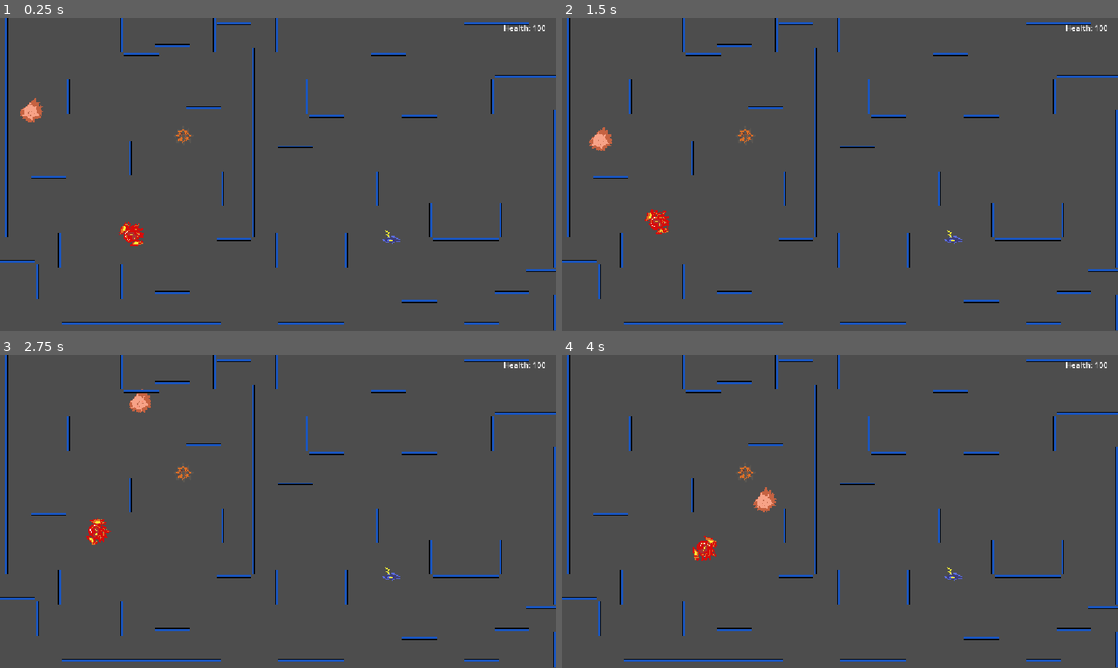
Above: before the commit, frames 1-4 (two rows, left to right).
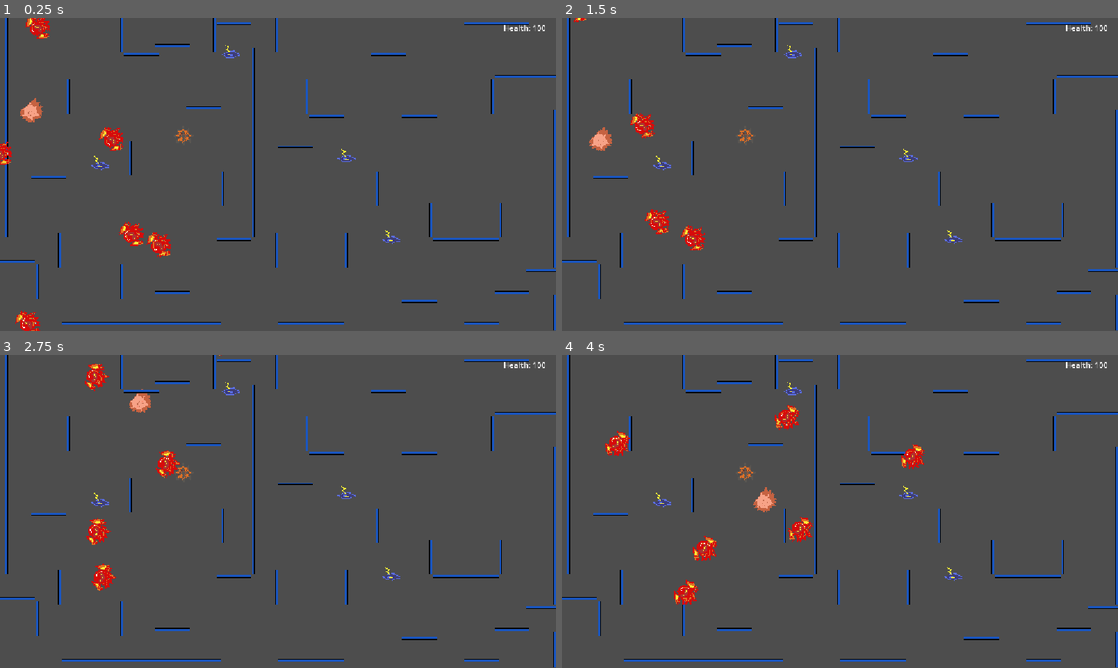
Above: after the commit, the same moments.

Repository: shreeyuvan2020/bouncydaven
Game: Godot game, scene res://node.tscn
Two runs of this game, one before a commit and one after it. Both use one fixed random seed, a clock stepped at 60 frames per second and the inputs below.
Inputs:
- Up to frame 1 (0.25 s): no input
- Up to frame 2 (1.5 s): hold Right (ui_right) 0.53-1.28 s; hold Down (ui_down) from 1.28 s (still down)
- Up to frame 3 (2.75 s): release Down (ui_down) at 2.03 s; hold Right (ui_right) from 2.03 s (still down)
- Up to frame 4 (4 s): release Right (ui_right) at 2.78 s; hold Up (ui_up) 2.78-3.53 s; hold Left (ui_left) from 3.53 s (still down)

The runs differ from the first frame. In frame 1, 1.1% of the frame differs, in the area x 0-64%, y 0-100%; in frame 2, 0.6%; in frame 3, 0.8%; in frame 4, 1.2%, in the area x 7-66%, y 8-80%.

Commit message:
stuff

Diff:
--- a/node.tscn
+++ b/node.tscn
@@ -122,11 +122,76 @@
 script = ExtResource("9_436f3")
 
 [node name="FlareGhoul" type="Sprite2D" parent="Node2D/FG_hitbox" unique_id=741381312 groups=["FlareGhoulHit"]]
+position = Vector2(3, -283)
 texture = ExtResource("9_r657h")
 script = ExtResource("10_wt6go")
 
 [node name="CollisionShape2D" type="CollisionShape2D" parent="Node2D/FG_hitbox" unique_id=752714640 groups=["FlareGhoulHit"]]
+position = Vector2(2, -289)
+shape = SubResource("CircleShape2D_wb86m")
+
+[node name="FG_hitbox2" type="Area2D" parent="Node2D" unique_id=725972735 groups=["FlareGhoulHit"]]
+position = Vector2(242, 259)
+script = ExtResource("9_436f3")
+
+[node name="FlareGhoul" type="Sprite2D" parent="Node2D/FG_hitbox2" unique_id=1360680203 groups=["FlareGhoulHit"]]
+position = Vector2(176, 98)
+texture = ExtResource("9_r657h")
+script = ExtResource("10_wt6go")
+
+[node name="CollisionShape2D" type="CollisionShape2D" parent="Node2D/FG_hitbox2" unique_id=907700151 groups=["FlareGhoulHit"]]
+position = Vector2(173, 91)
+shape = SubResource("CircleShape2D_wb86m")
+
+[node name="FG_hitbox3" type="Area2D" parent="Node2D" unique_id=16129298 groups=["FlareGhoulHit"]]
+position = Vector2(200, 240)
+script = ExtResource("9_436f3")
+
+[node name="FlareGhoul" type="Sprite2D" parent="Node2D/FG_hitbox3" unique_id=1928873369 groups=["FlareGhoulHit"]]
+position = Vector2(-87, 50)
+texture = ExtResource("9_r657h")
+script = ExtResource("10_wt6go")
+
+[node name="CollisionShape2D" type="CollisionShape2D" parent="Node2D/FG_hitbox3" unique_id=1015858616 groups=["FlareGhoulHit"]]
+position = Vector2(-83, 47)
+shape = SubResource("CircleShape2D_wb86m")
+
+[node name="FG_hitbox4" type="Area2D" parent="Node2D" unique_id=535295023 groups=["FlareGhoulHit"]]
+position = Vector2(242, 259)
+script = ExtResource("9_436f3")
+
+[node name="FlareGhoul" type="Sprite2D" parent="Node2D/FG_hitbox4" unique_id=330027173 groups=["FlareGhoulHit"]]
+texture = ExtResource("9_r657h")
+script = ExtResource("10_wt6go")
+
+[node name="CollisionShape2D" type="CollisionShape2D" parent="Node2D/FG_hitbox4" unique_id=732502929 groups=["FlareGhoulHit"]]
 position = Vector2(-2, -3)
+shape = SubResource("CircleShape2D_wb86m")
+
+[node name="FG_hitbox5" type="Area2D" parent="Node2D" unique_id=893964387 groups=["FlareGhoulHit"]]
+position = Vector2(242, 259)
+script = ExtResource("9_436f3")
+
+[node name="FlareGhoul" type="Sprite2D" parent="Node2D/FG_hitbox5" unique_id=1286003148 groups=["FlareGhoulHit"]]
+position = Vector2(451, 135)
+texture = ExtResource("9_r657h")
+script = ExtResource("10_wt6go")
+
+[node name="CollisionShape2D" type="CollisionShape2D" parent="Node2D/FG_hitbox5" unique_id=486207907 groups=["FlareGhoulHit"]]
+position = Vector2(448, 128)
+shape = SubResource("CircleShape2D_wb86m")
+
+[node name="FG_hitbox6" type="Area2D" parent="Node2D" unique_id=1400902828 groups=["FlareGhoulHit"]]
+position = Vector2(242, 259)
+script = ExtResource("9_436f3")
+
+[node name="FlareGhoul" type="Sprite2D" parent="Node2D/FG_hitbox6" unique_id=1523646747 groups=["FlareGhoulHit"]]
+position = Vector2(306, -96)
+texture = ExtResource("9_r657h")
+script = ExtResource("10_wt6go")
+
+[node name="CollisionShape2D" type="CollisionShape2D" parent="Node2D/FG_hitbox6" unique_id=1487912572 groups=["FlareGhoulHit"]]
+position = Vector2(306, -102)
 shape = SubResource("CircleShape2D_wb86m")
 
 [node name="SpeedPckp" type="Area2D" parent="Node2D" unique_id=1541992840 groups=["SpeedPwp"]]
@@ -150,6 +215,39 @@
 [node name="CollisionShape2D" type="CollisionShape2D" parent="Node2D/SpikePckp" unique_id=1781395365 groups=["SpikePwp"]]
 position = Vector2(18, -100)
 shape = SubResource("CircleShape2D_6o8cr")
+
+[node name="SpeedPckp2" type="Area2D" parent="Node2D" unique_id=406907028 groups=["SpeedPwp"]]
+position = Vector2(68, 362)
+
+[node name="SpeedPwp" type="Sprite2D" parent="Node2D/SpeedPckp2" unique_id=2114294557 groups=["SpeedPwp"]]
+position = Vector2(597, -261)
+texture = ExtResource("10_jfkdj")
+
+[node name="CollisionShape2D" type="CollisionShape2D" parent="Node2D/SpeedPckp2" unique_id=873866456 groups=["SpeedPwp"]]
+position = Vector2(587, -265)
+shape = SubResource("RectangleShape2D_wb86m")
+
+[node name="SpeedPckp3" type="Area2D" parent="Node2D" unique_id=1211417440 groups=["SpeedPwp"]]
+position = Vector2(68, 362)
+
+[node name="SpeedPwp" type="Sprite2D" parent="Node2D/SpeedPckp3" unique_id=1706903661 groups=["SpeedPwp"]]
+position = Vector2(357, -477)
+texture = ExtResource("10_jfkdj")
+
+[node name="CollisionShape2D" type="CollisionShape2D" parent="Node2D/SpeedPckp3" unique_id=1411602765 groups=["SpeedPwp"]]
+position = Vector2(351, -480)
+shape = SubResource("RectangleShape2D_wb86m")
+
+[node name="SpeedPckp4" type="Area2D" parent="Node2D" unique_id=112376946 groups=["SpeedPwp"]]
+position = Vector2(68, 362)
+
+[node name="SpeedPwp" type="Sprite2D" parent="Node2D/SpeedPckp4" unique_id=1981395910 groups=["SpeedPwp"]]
+position = Vector2(86, -246)
+texture = ExtResource("10_jfkdj")
+
+[node name="CollisionShape2D" type="CollisionShape2D" parent="Node2D/SpeedPckp4" unique_id=1574258506 groups=["SpeedPwp"]]
+position = Vector2(75, -250)
+shape = SubResource("RectangleShape2D_wb86m")
 
 [connection signal="area_entered" from="Node2D/Daven/PickupArea" to="Node2D/Daven" method="_on_pickup_area_area_entered"]
 [connection signal="body_entered" from="Node2D/Daven/PickupArea" to="Node2D/Daven" method="_on_pickup_area_body_entered"]
